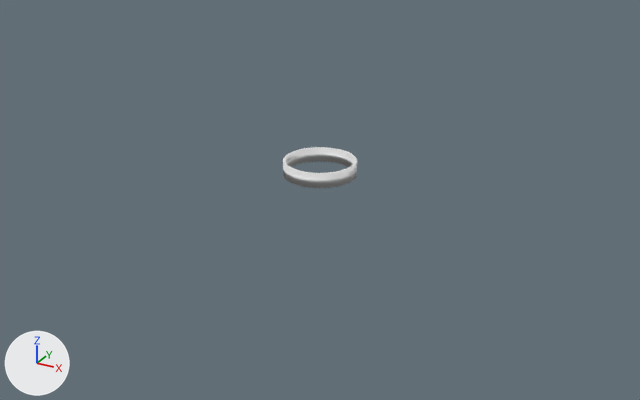
Two versions of the glTF model Project/Resources/Models/StageCircle/stageCircle.gltf, one commit apart.
Both versions are drawn from a 50 mm camera at (10.76, -19.57, 8.81) aimed at (0.17, -0.31, -0.82). The lights are fixed; the arrows at lower left show +X, +Y and +Z. The older version comes first. Vertices at exactly the same position are counted once.

Objects in the first picture: '円柱'.
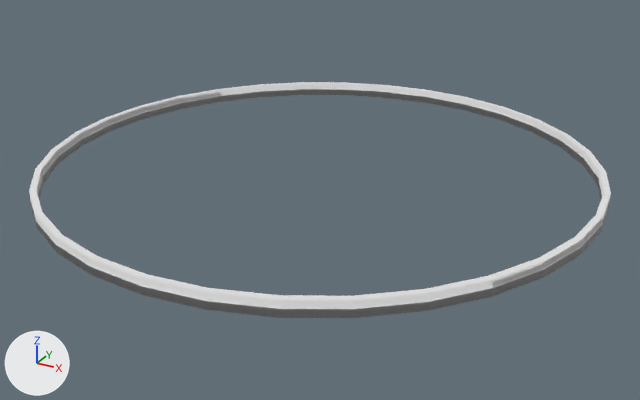
Changed parts and their boxes [x1, y1, x2, y2] in the pictures (640 x 400 px; the box of a moved part takes in the faces that stretch with it):
'円柱', reshaped, rescaled (677% wider, 464% taller): before [283, 147, 357, 188]; after [29, 82, 611, 318]
part 1 of me_円柱, moved or reshaped: before [283, 147, 357, 174]; after [29, 82, 611, 300]

The edits, one by one:
me_円柱 has 128 vertices, 256 faces and spans x -1.0..1.0, y -1.0..1.0, z -1.0..1.0.
me_円柱 is used by ob_円柱; location (0.0, 0.0, 0.0); scale (1.0, 1.0, 0.2).
me_円柱 part 1: 64 of the vertices in x -0.92..0.92, y -0.92..0.92, z -1.0..1.0 are scaled about their middle by (1.06, 1.06, 1).
Object '円柱' (ob_円柱) is rescaled from (1.0, 1.0, 0.2) to (7.5, 7.5, 0.2).
